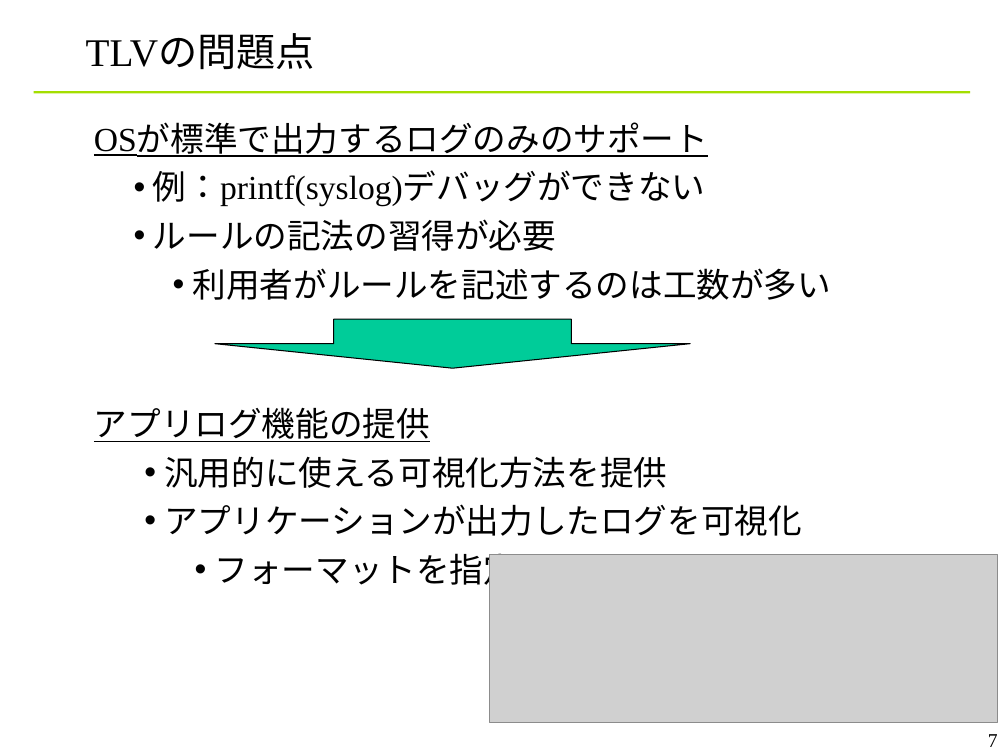
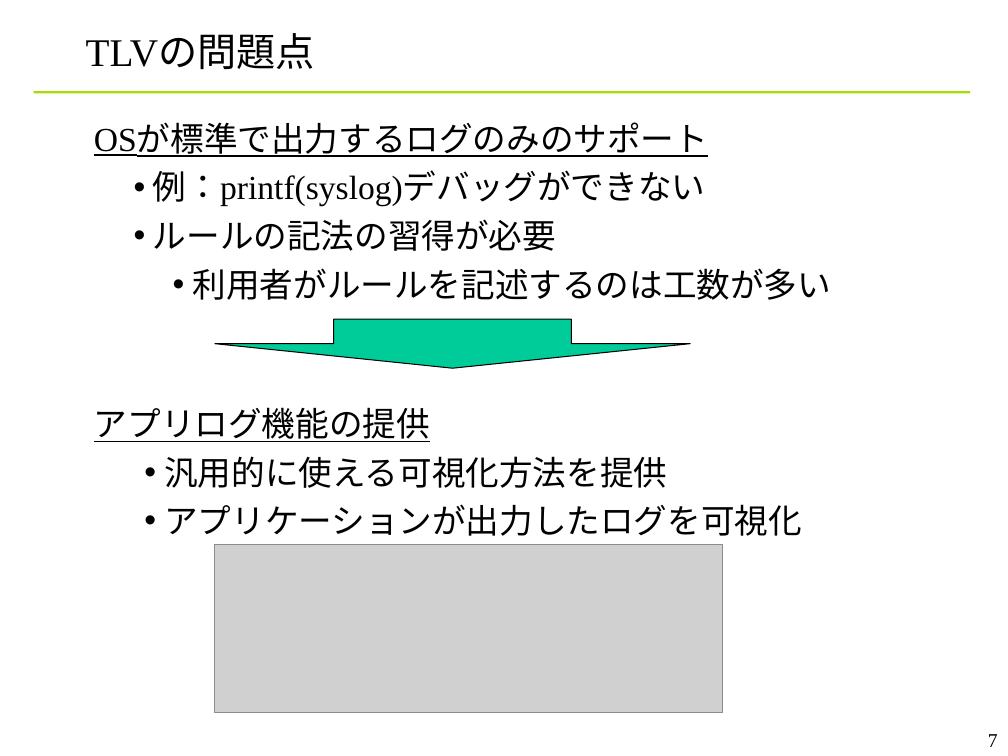
Before and after one commit to YixiaoLi/tlv4mc, a slide deck: slide 7 of doc/phase4/joho_koukankai/ojl-2nd-comm-yanagi.ppt. Drawn at 1008x756 pixels with LibreOffice and Linux fonts; fonts in the diff are those of the drawing; grey boxes stand for pictures; background and template pictures are left out. Boxes give left, top, right and bottom in pixels: in the first picture for what was removed or moved away, otherwise in the second. Text is boxed around its words. In the diff, an @@ line names an element or a change of style, - is before the commit and + after.

```diff
--- a/doc/phase4/joho_koukankai/ojl-2nd-comm-yanagi.ppt
+++ b/doc/phase4/joho_koukankai/ojl-2nd-comm-yanagi.ppt
@@ text at (215, 553, 517, 592): paragraph removed @@
-    • フォーマットを指定
@@ picture: place and size @@
-picture at (490, 554, 998, 723)
+picture at (215, 544, 723, 713)
```
Also in this commit, not shown: 10 other slides changed, 1 other file.
